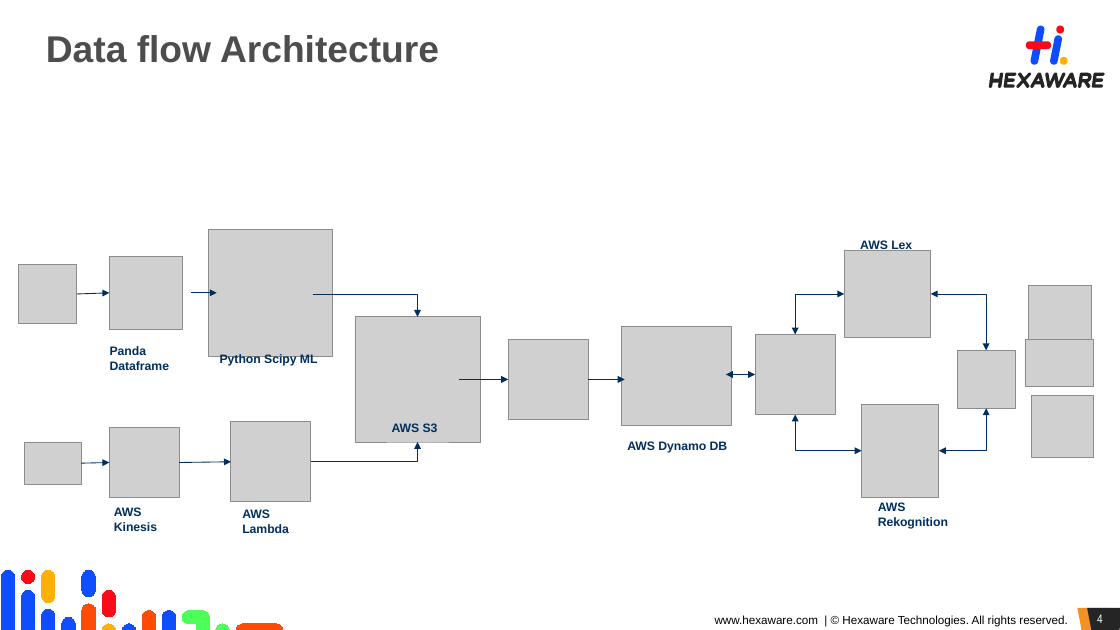
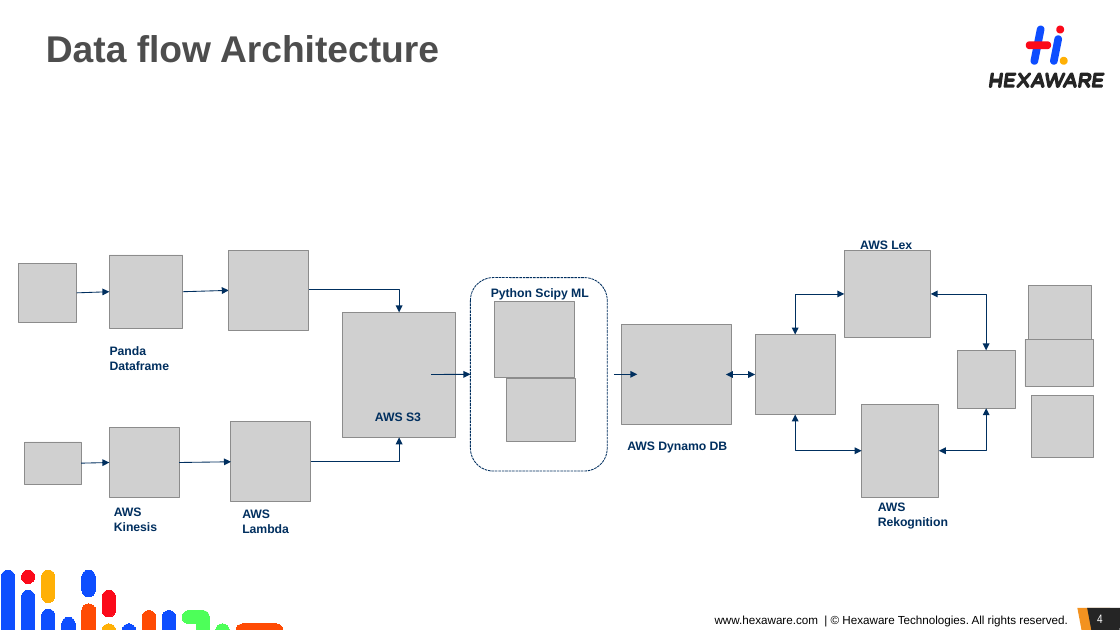
Before and after one commit to devashis86/Fintech_Bighope, a slide deck: slide 4 of Ideation submission presentation - Big Hope.pptx. Drawn at 1120x630 pixels with LibreOffice and Linux fonts; fonts in the diff are those of the drawing; grey boxes stand for pictures; background and template pictures are left out. Boxes give left, top, right and bottom in pixels: in the first picture for what was removed or moved away, otherwise in the second. Text is boxed around its words. In the diff, an @@ line names an element or a change of style, - is before the commit and + after.

Commit message:
updated

```diff
--- a/Ideation submission presentation - Big Hope.pptx
+++ b/Ideation submission presentation - Big Hope.pptx
@@ picture removed at <box>209,229,333,356</box> @@
@@ picture added at <box>229,250,308,330</box> @@
@@ arrow moved from (191, 293) - (217, 293) to (183, 292) - (229, 291) @@
@@ elbow arrow moved from (313, 294) - (418, 317) to (301, 290) - (399, 313) @@
@@ rounded rectangle added at <box>471,277,607,471</box>, outline #002F5F 0.75 pt dashed @@
@@ text "Python Scipy ML": place and size @@
-text "Python Scipy ML" at <box>220,354,318,367</box>
+text "Python Scipy ML" at <box>491,288,589,300</box>
@@ picture: place and size @@
-picture at <box>355,317,481,442</box>
+picture at <box>343,313,456,438</box>
@@ picture added at <box>495,302,576,377</box> @@
@@ arrow moved from (459, 380) - (508, 380) to (431, 375) - (471, 375) @@
@@ picture: place and size @@
-picture at <box>508,339,588,419</box>
+picture at <box>507,378,576,441</box>
@@ arrow moved from (588, 380) - (625, 380) to (614, 375) - (638, 375) @@
@@ text "AWS S3": place and size @@
-text "AWS S3" at <box>392,423,438,432</box>
+text "AWS S3" at <box>375,412,421,421</box>
@@ elbow arrow moved from (311, 462) - (418, 442) to (311, 462) - (399, 438) @@
```
